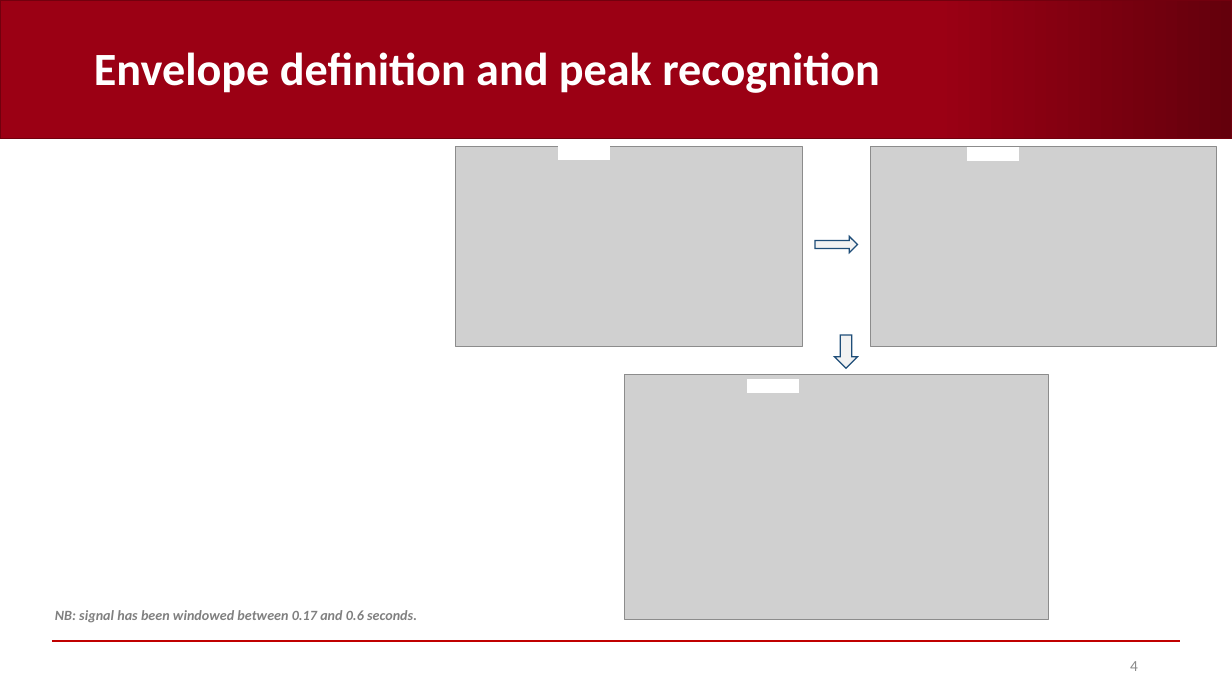
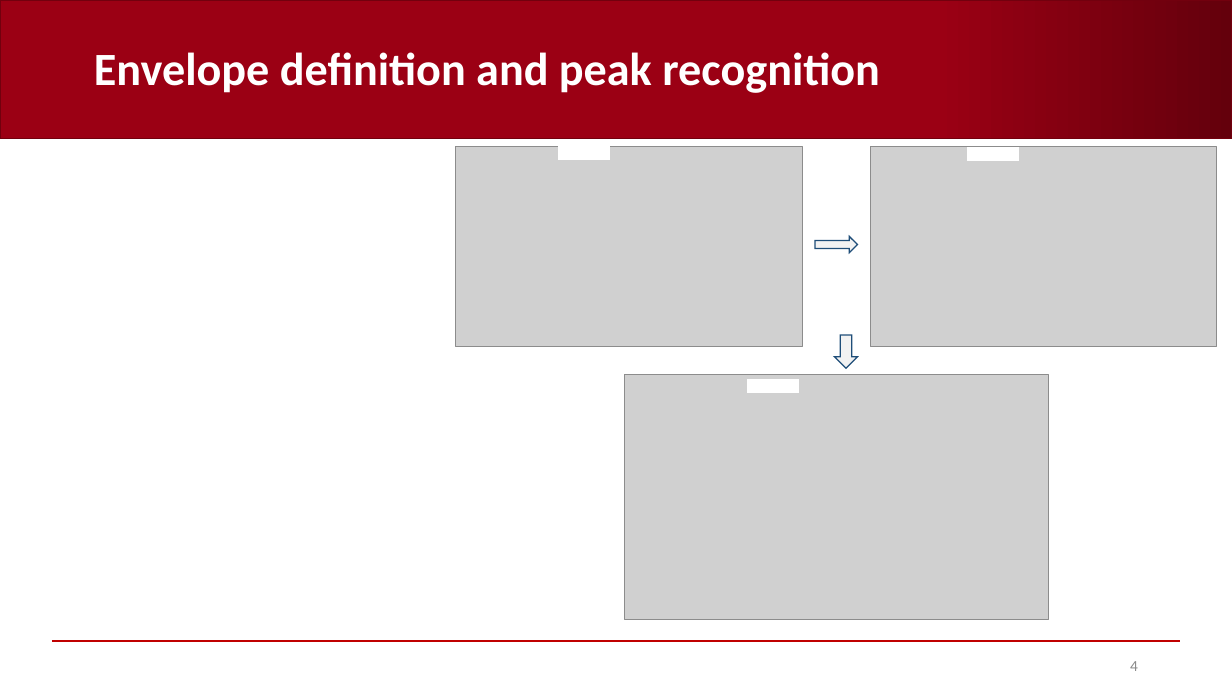
Before and after one commit to AndreaCorrado00/Tesi_magistrale_Corrado_Andrea, a slide deck: slide 4 of Documentation/10. Features and classification results V3.pptx. Drawn at 1232x693 pixels with LibreOffice and Linux fonts; fonts in the diff are those of the drawing; grey boxes stand for pictures; background and template pictures are left out. Boxes give left, top, right and bottom in pixels: in the first picture for what was removed or moved away, otherwise in the second. Text is boxed around its words. In the diff, an @@ line names an element or a change of style, - is before the commit and + after.

```diff
--- a/Documentation/10. Features and classification results V3.pptx
+++ b/Documentation/10. Features and classification results V3.pptx
@@ text removed at [55,610,417,623] @@
-NB: signal has been windowed between 0.17 and 0.6 seconds.
```
Also in this commit, not shown: 3 other slides changed, 1 slide added, 2 slides removed.
